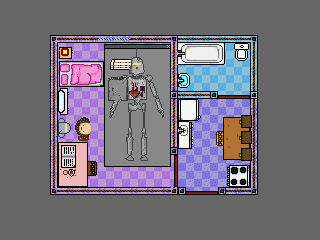
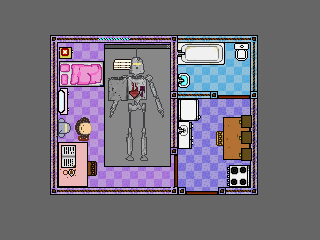
Before/after of a 320px x 240px layered artwork. What changed in the layer stack:
removed layer "E" from group "Group 1" over [left=110, top=59, right=115, bottom=70]
